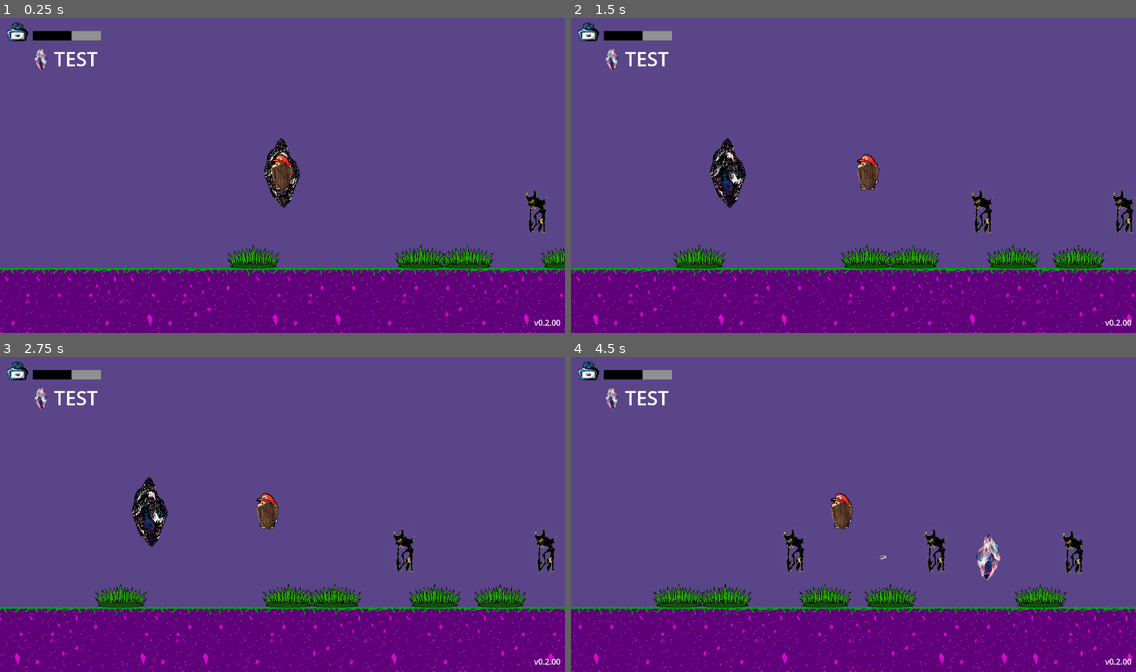
Above: before the commit, frames 1-4 (two rows, left to right).
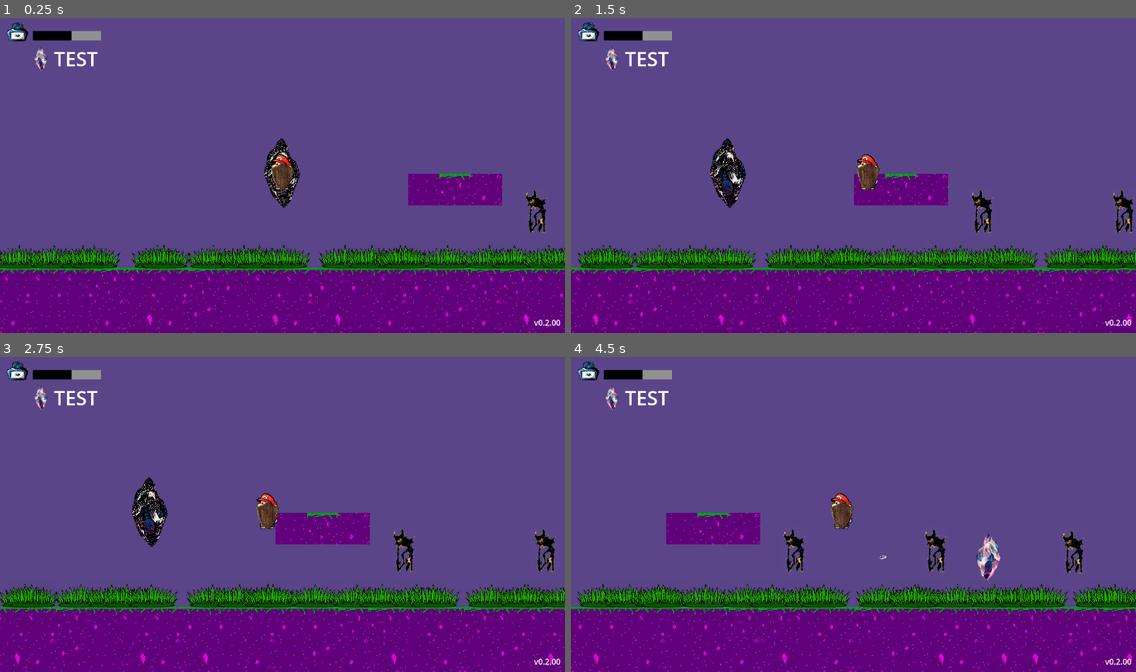
Above: after the commit, the same moments.

Repository: Jontaybr24/ShardsOfEikyo
Game: Godot game, scene res://Scenes/Levels/arena.tscn
Same seed, same stepped clock (60 frames per second), same inputs: the game is played once before the commit and once after it. Sound files missing from this copy of the repository are replaced by a short silence.
Inputs:
- Up to frame 1 (0.25 s): no input
- Up to frame 2 (1.5 s): tap Enter (confirm) at 0.5 s; hold A (attack) 0.53-1.28 s; hold Right (right) from 0.53 s (still down); tap Space (jump) at 0.77 s; tap D (block) at 1.35 s
- Up to frame 3 (2.75 s): tap Space (jump) at 1.52 s; release Right (right) at 2.03 s; hold Left (left) from 2.03 s (still down); hold C (channel_hold) from 2.03 s (still down)
- Up to frame 4 (4.5 s): release Left (left) at 2.78 s; release C (channel_hold) at 2.78 s; hold Right (right) 2.78-4.28 s; tap Enter (confirm) at 2.85 s; tap Space (jump) at 3.02, 3.77 s; hold Shift (dash) 3.53-4.28 s; hold Left (left) from 4.28 s (still down); tap S (heal) at 4.35 s

The runs differ from the first frame. In frame 1, 6.6% of the frame differs, in the area x 0-100%, y 49-80%; in frame 2, 6.2%; in frame 3, 6.4%; in frame 4, 6.5%.
Error in both runs: Invalid access to property or key 'ELEMENTS' on a base object of type 'Nil'. (res://Scripts/naiko.gd:17)

Commit message:
refined grass spawn conditions

Diff:
--- a/Scenes/Levels/arena.tscn
+++ b/Scenes/Levels/arena.tscn
@@ -25,6 +25,7 @@
 0:0/0/terrains_peering_bit/right_side = 0
 0:0/0/terrains_peering_bit/bottom_side = 1
 0:0/0/terrains_peering_bit/left_side = 0
+0:0/0/custom_data_0 = true
 1:0/0 = 0
 1:0/0/terrain_set = 0
 1:0/0/terrain = 0
@@ -120,7 +121,7 @@
 [node name="TileMap" type="TileMapLayer" parent="." unique_id=784426960 groups=["Solid", "TileMap"]]
 texture_filter = 1
 scale = Vector2(2, 2)
-tile_map_data = PackedByteArray("AAD3/wMAAgABAAAAAAD4/wMAAgA …(23808 unchanged characters)… CAAIAAAArAAEAAgAAAAMAAAAqAAEAAgACAAIAAAA=")
+tile_map_data = PackedByteArray("AAD3/wMAAgABAAAAAAD4/wMAAgA …(23808 unchanged characters)… CAAIAAAArAAEAAgAAAAMAAAAqAAEAAgACAAIAAAAEAAAAAgABAAEAAAAGAAAAAgACAAEAAAAFAAAAAgAAAAAAAAA=")
 tile_set = SubResource("TileSet_bbwlw")
 script = ExtResource("2_gcjo0")
 grass = ExtResource("3_54ufs")
--- a/Scenes/Levels/tile_map_layer.gd
+++ b/Scenes/Levels/tile_map_layer.gd
@@ -8,10 +8,25 @@
 		var cell_data : TileData = get_cell_tile_data(cell)
 		if cell_data.get_custom_data("spawn_grass"):
 			var world_pos = map_to_local(cell)
-			if randi() % 100 > 80:
-				var grass_spawn = grass.instantiate()
-				grass_spawn.position = Vector2(world_pos.x + randf_range(-20, 20), world_pos.y - tile_set.tile_size.y / 2)
-				add_child(grass_spawn)
+			if randi() % 100 < 100:
+				if valid_grass_conditions(cell):
+					var grass_spawn = grass.instantiate()
+					grass_spawn.position = Vector2(world_pos.x + randf_range(-20, 20), world_pos.y - tile_set.tile_size.y / 2)
+					add_child(grass_spawn)
 
 func get_cell_data(position):
 	return get_cell_tile_data(local_to_map(to_local(position)))
+
+func valid_grass_conditions(cell):
+	var grass_checks = [Vector2i(-1, 0), Vector2i(1, 0)]
+	var air_checks = [Vector2i(-1, -1), Vector2i(1, -1), Vector2i(0, -1)]
+	var valid = true
+	for check in grass_checks:
+		var cell_data = get_cell_tile_data(cell + check)
+		if !cell_data or !cell_data.get_custom_data("spawn_grass"):
+			valid = false
+	for check in air_checks:
+		var cell_data = get_cell_tile_data(cell + check)
+		if cell_data != null:
+			valid = false
+	return valid
